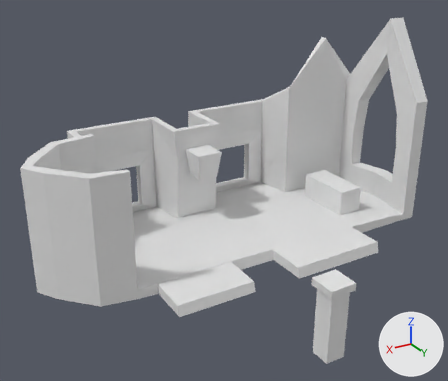
The Blender file Assets/church_boss_environmentblend_v2.blend, before and after one commit.
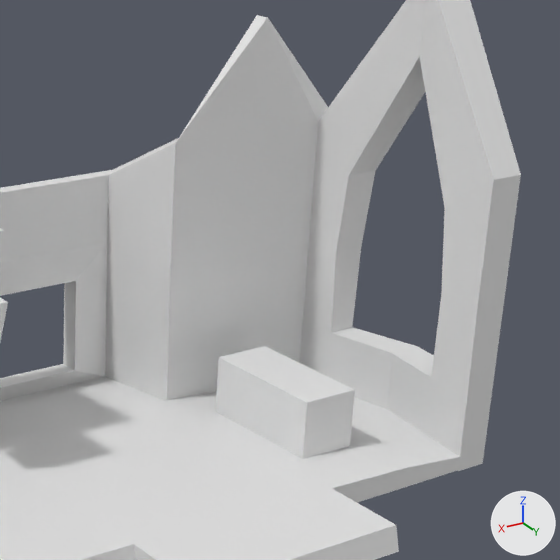
Old and new are each drawn whole from a camera (50 mm lens) standing at (21.31, 35.82, 22.03) and looking at (1.68, 3.1, 5.66) and again close up on the part from 49% to 99% of the width and 8% to 67% of the height. The lights are fixed; the arrows at lower right show +X, +Y and +Z.

Names of what the first close-up shows: 'altar', 'church_base', 'church_floor'.
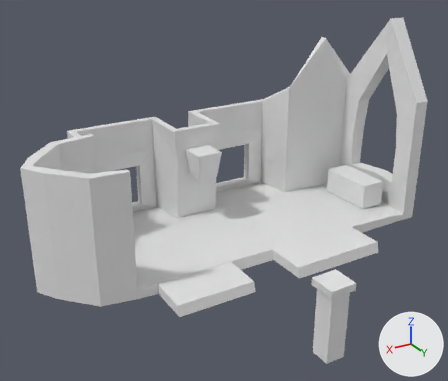
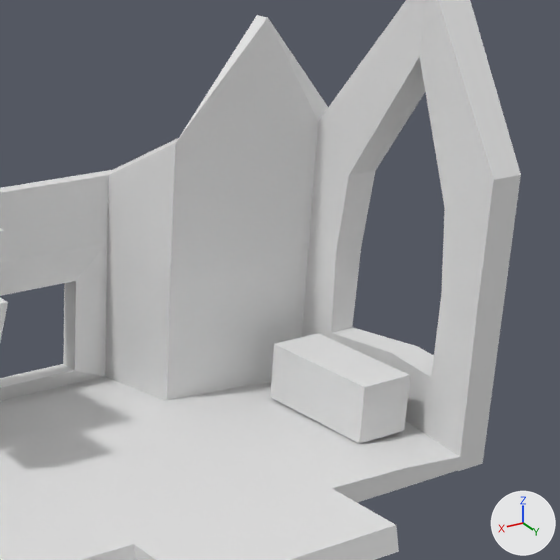
Changed parts and their boxes [x1, y1, x2, y2] in the close-ups (560 x 560 px):
'altar', moved: before [216, 346, 355, 459]; after [270, 333, 410, 444]

Patch to the scene script:
```diff
--- a/Assets/church_boss_environmentblend_v2.blend.py
+++ b/Assets/church_boss_environmentblend_v2.blend.py
@@ ob_altar @@
 ob_altar = bpy.data.objects.new('altar', me_cube_003)
-ob_altar.location = (-10.62, -0.04, 1.67)
+ob_altar.location = (-13.02, -0.04, 1.67)
```
